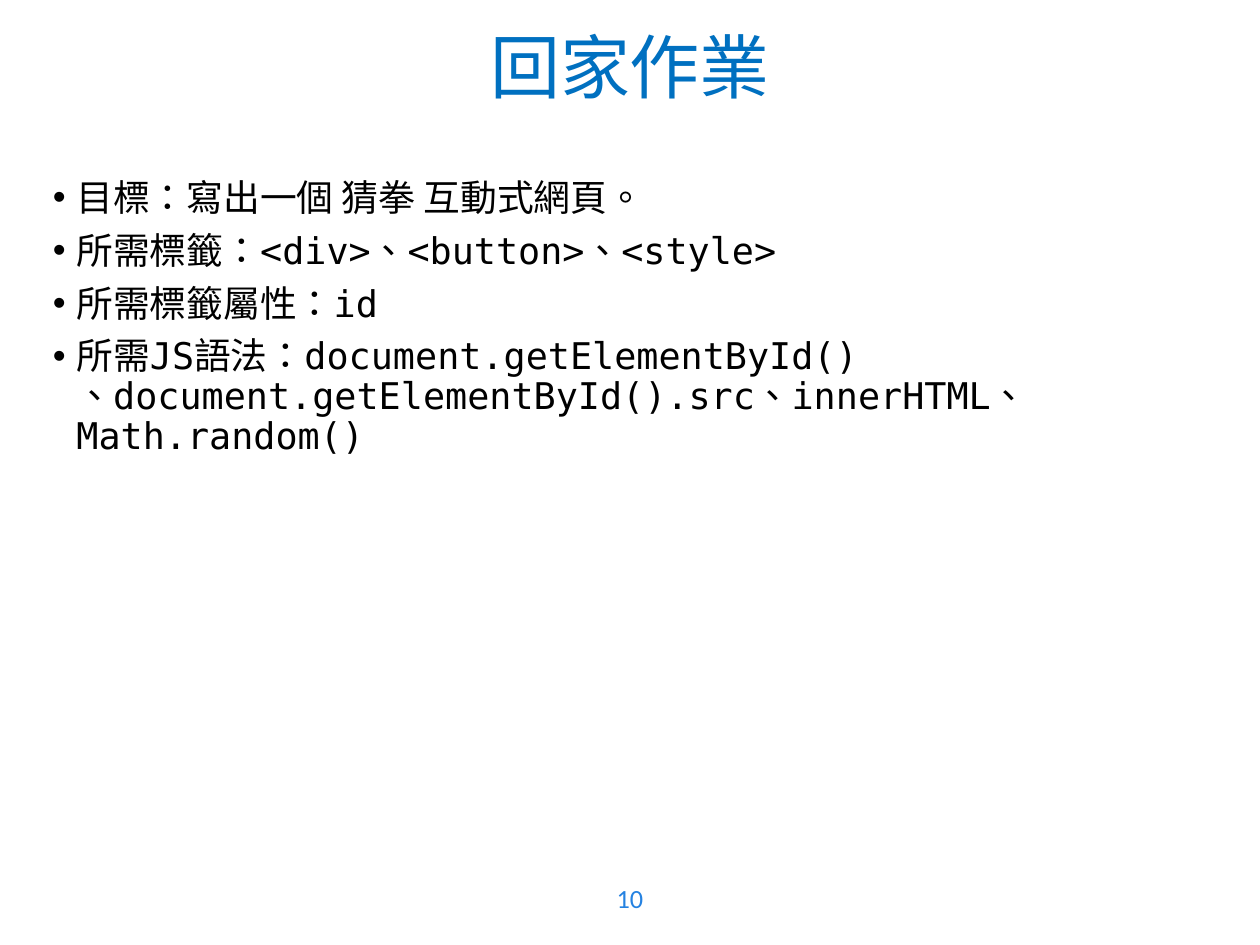
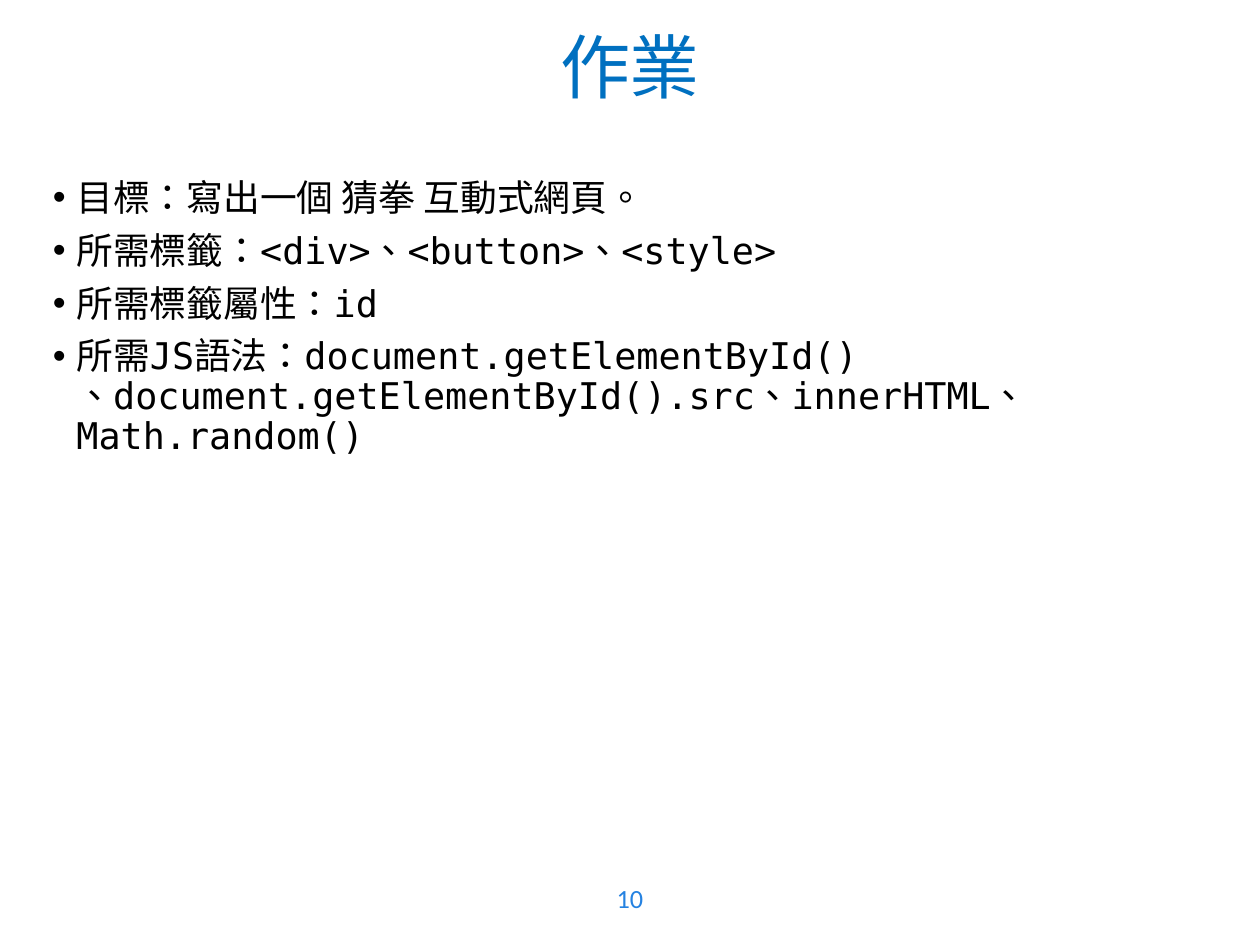
Before and after one commit to WaRTanKE7/WebClubData, a slide deck: slide 10 of 教學簡報/JavaScript - 3.pptx. Drawn at 1260x945 pixels with LibreOffice and Linux fonts; fonts in the diff are those of the drawing; background and template pictures are left out. Boxes give left, top, right and bottom in pixels: in the first picture for what was removed or moved away, otherwise in the second. Text is boxed around its words. In the diff, an @@ line names an element or a change of style, - is before the commit and + after.

Commit message:
ppt update

```diff
--- a/教學簡報/JavaScript - 3.pptx
+++ b/教學簡報/JavaScript - 3.pptx
@@ title at [560, 34, 700, 99]: text changed @@
-回家作業
+作業
```
